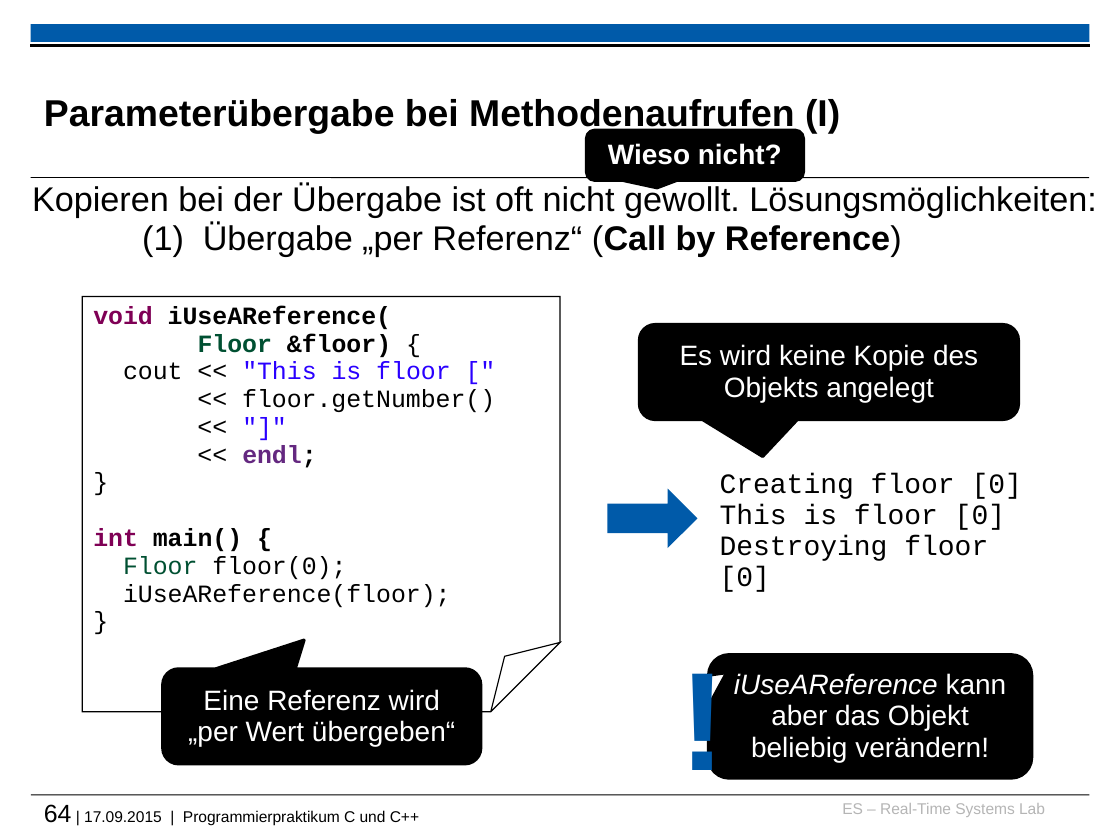
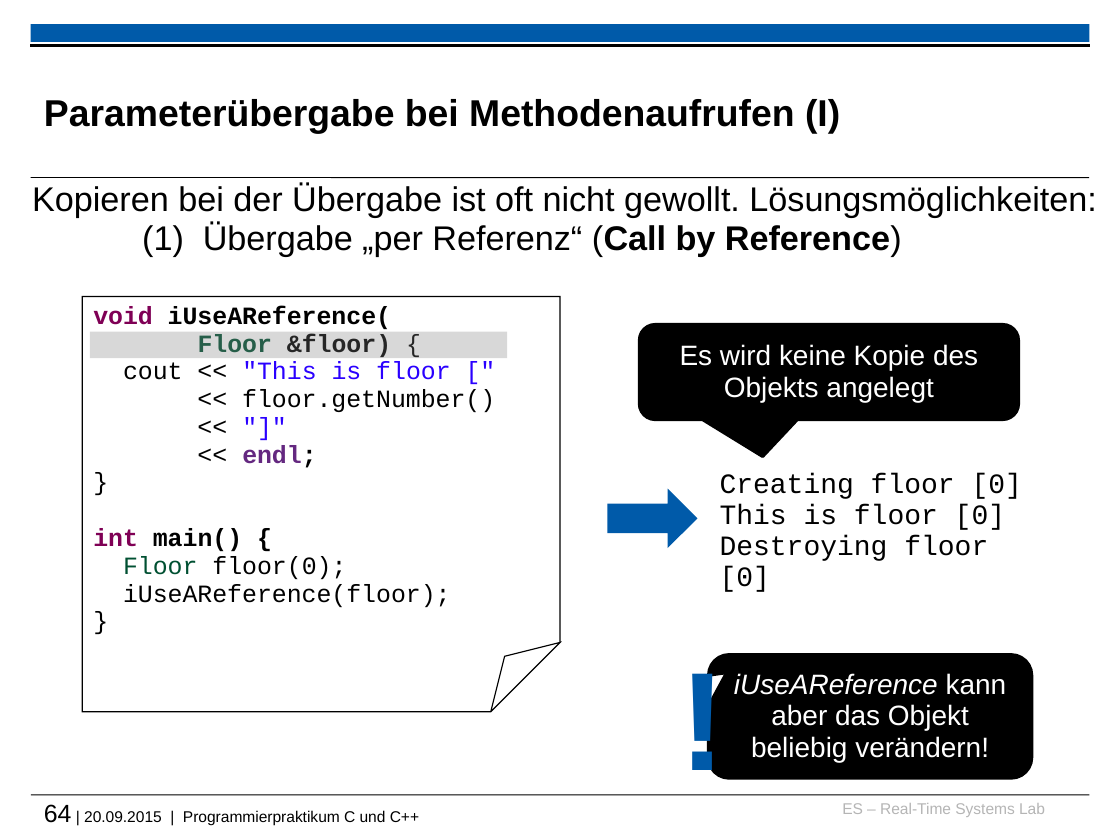
Before and after one commit to h82k/tud-cppp, a slide deck: slide 64 of cppp_lecture.pptx. Drawn at 1120x840 pixels with LibreOffice and Linux fonts; fonts in the diff are those of the drawing; background and template pictures are left out. Boxes give left, top, right and bottom in pixels: in the first picture for what was removed or moved away, otherwise in the second. Text is boxed around its words. In the diff, an @@ line names an element or a change of style, - is before the commit and + after.

```diff
--- a/cppp_lecture.pptx
+++ b/cppp_lecture.pptx
@@ rounded speech box removed at (x1=587, y1=130, x2=804, y2=180) @@
-Wieso nicht?
@@ rectangle added at (x1=90, y1=332, x2=506, y2=358), fill #808080 at 30% opacity @@
@@ rounded speech box removed at (x1=162, y1=669, x2=480, y2=764) @@
-Eine Referenz wird „per Wert übergeben“
@@ text at (x1=44, y1=804, x2=419, y2=825): text changed @@
-64 | 17.09.2015 | Programmierpraktikum C und C++
+64 | 20.09.2015 | Programmierpraktikum C und C++
```
Also in this commit, not shown: 9 other slides changed, 2 slides added, 1 slide removed, 1 other file.
